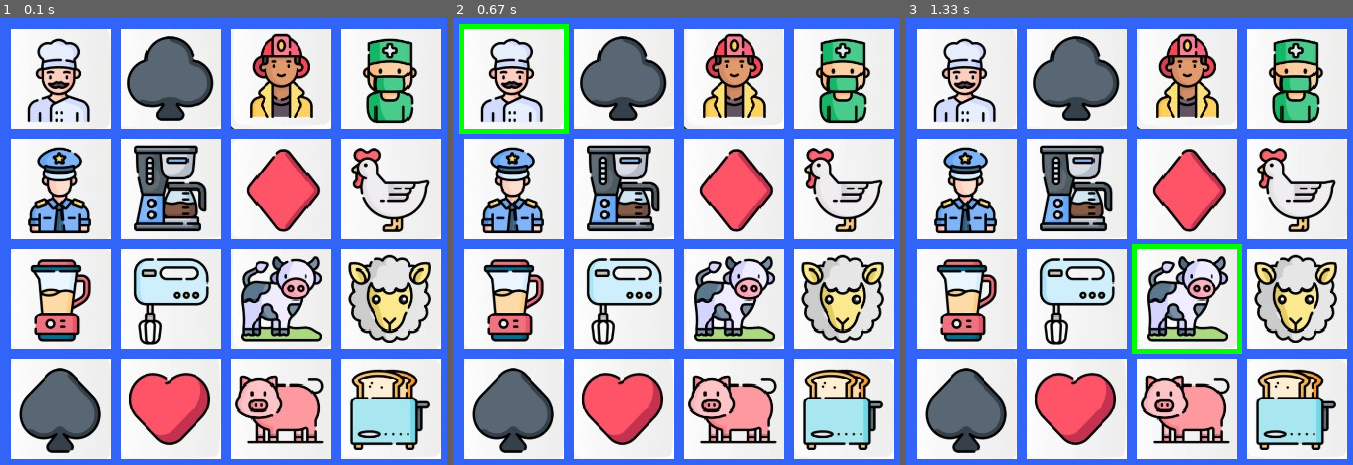
Above: before the commit, frames 1-3 (left to right).
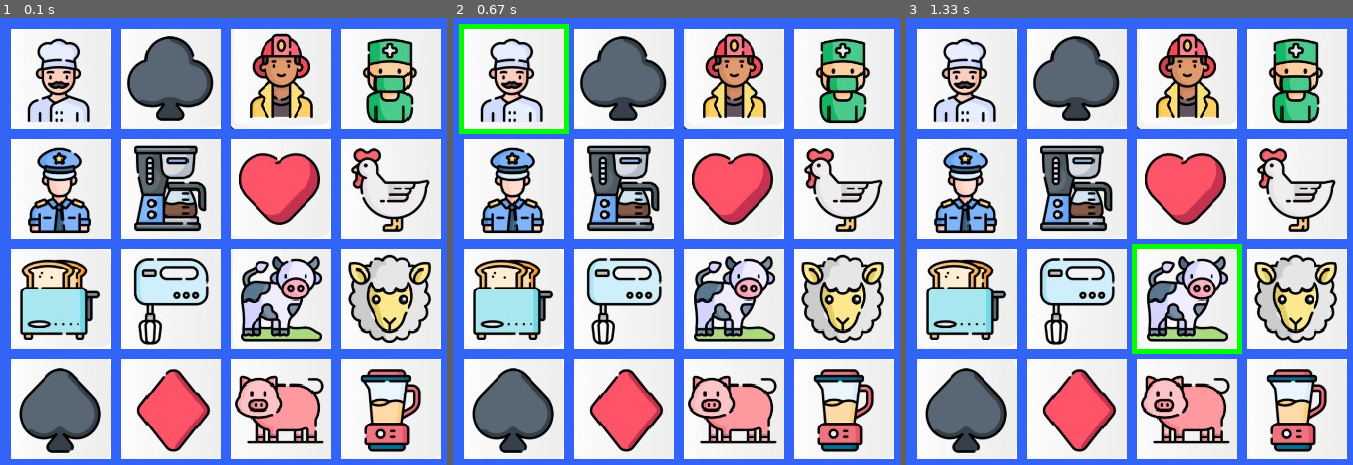
Above: after the commit, the same moments.

Repository: tomasaltamirano/sp_agrupados_pygame_altamirano_leonardi
Game: pygame game, started from prueba_pygame.py
The game is run twice, just before and just after one commit, with the same random seed, the same clock (stepped at 60 frames per second) and the same inputs.
Inputs (mouse positions are in pixels of both pictures, inside the frame that each line leads up to):
- Up to frame 1 (0.1 s): no input
- Up to frame 2 (0.67 s): click (515, 80) at 0.38 s
- Up to frame 3 (1.33 s): click (1187, 299) at 0.72 s

The runs differ from the first frame. In frame 1, 8.2% of the frame differs, in the area x 4-97%, y 29-98%; in frame 2, 8.2%; in frame 3, 8.2%.

Commit message:
pasar de nivel listoo

Diff:
--- a/datos/categorias.csv
+++ b/datos/categorias.csv
@@ -1,4 +1,8 @@
-1,electrodomesticos,imagenes/batidora.jpg,imagenes/cafetera.jpg,imagenes/licuadora.jpg,imagenes/tostadora.jpg
-1,animales,imagenes/cerdo.jpg,imagenes/gallina.jpg,imagenes/oveja.jpg,imagenes/vaca.jpg
-1,profesiones,imagenes/bombero.jpg,imagenes/chef.jpg,imagenes/doctor.jpg,imagenes/policia.jpg
-1,simbolos,imagenes/diamante.jpg,imagenes/corazon.jpg,imagenes/picas.jpg,imagenes/trebol.jpg
+1,electrodomesticos,imagenes/electrodomestico_1.jpg,imagenes/electrodomestico_2.jpg,imagenes/electrodomestico_3.jpg,imagenes/electrodomestico_4.jpg
+1,animales_campo,imagenes/animal_campo_1.jpg,imagenes/animal_campo_2.jpg,imagenes/animal_campo_3.jpg,imagenes/animal_campo_4.jpg
+1,profesiones,imagenes/profesion_1.jpg,imagenes/profesion_2.jpg,imagenes/profesion_3.jpg,imagenes/profesion_4.jpg
+1,simbolos,imagenes/carta_1.jpg,imagenes/carta_2.jpg,imagenes/carta_3.jpg,imagenes/carta_4.jpg
+2,monumentos,imagenes/monumento_1.jpg,imagenes/monumento_2.jpg,imagenes/monumento_3.jpg,imagenes/monumento_4.jpg
+2,relojes,imagenes/reloj_1.jpg,imagenes/reloj_2.jpg,imagenes/reloj_3.jpg,imagenes/reloj_4.jpg
+2,origami,imagenes/origami_1.jpg,imagenes/origami_2.jpg,imagenes/origami_3.jpg,imagenes/origami_4.jpg
+2,emojis,imagenes/emoji_1.jpg,imagenes/emoji_2.jpg,imagenes/emoji_3.jpg,imagenes/emoji_4.jpg
--- a/modules/logica_pygame.py
+++ /dev/null
@@ -1,86 +0,0 @@
-import pygame
-
-def dibujar_imagen(pantalla, path: str, resolucion: tuple, posicion: tuple) -> None:
-    imagen = pygame.image.load(path)
-    imagen_escala = pygame.transform.scale(imagen, resolucion)
-    pantalla.blit(imagen_escala, posicion)
-
-
-def ejecutar_eventos( x: int, y: int,fondo_pantalla,color,lista_banderas) -> None:
-
-
-    if x >= 499 and x <= 596 and y >= 201 and y <= 298 :
-
-        #pygame.draw.rect(fondo_pantalla, color, (495, 195, 110, 110))
-
-        contador += 1
-
-        marcar_desmarcar_imagen(lista_banderas[0],fondo_pantalla,color,contador,495,195,110,110)
-        #lista_banderas[0] = True
-        print("corazon")
-
-    elif  x >= 631 and x <= 727 and y >= 201 and y <= 298 :
-        pygame.draw.rect(fondo_pantalla, color, (626, 195, 110, 110))
-        lista_banderas[1] = True
-        print("trebol")
-    elif x >= 762 and x <= 858 and y >= 201 and y <= 298 :
-        pygame.draw.rect(fondo_pantalla, color, (756, 195, 110, 110))
-        lista_banderas[2] = True
-        print("picas")
-    elif x >= 893 and x <= 989 and y >= 201 and y <= 298 :
-        pygame.draw.rect(fondo_pantalla, color, (885, 195, 110, 110))
-        lista_banderas[3] = True
-        print("diamante")
-    elif x >= 499 and x <= 596 and y >= 350 and y <= 446 :
-        pygame.draw.rect(fondo_pantalla, color, (495,345, 110, 110))
-        lista_banderas[4] = True
-        print("pollo")
-    elif x >= 631 and x <= 727 and y >= 350 and y <= 446 :
-        pygame.draw.rect(fondo_pantalla, color, (626,345, 110, 110))
-        lista_banderas[5] = True
-        print("cerdo")
-    elif x >= 762 and x <= 858 and y >= 350 and y <= 446 :
-        pygame.draw.rect(fondo_pantalla, color, (755,345, 110, 110))
-        lista_banderas[6] = True
-        print("oveja")
-    elif x >= 893 and x <= 989 and y >= 350 and y <= 446 :
-        pygame.draw.rect(fondo_pantalla, color, (885,345, 110, 110))
-        lista_banderas[7] = True
-        print("vaca")
-    elif x >= 499  and x <= 596 and y >= 500 and y <= 596 :
-        pygame.draw.rect(fondo_pantalla, color, (495,493, 110, 110))
-        lista_banderas[8] = True
-        print("bombero")
-    elif x >= 631  and x <= 727 and y >= 500 and y <= 596 :
-        pygame.draw.rect(fondo_pantalla, color, (626,493, 110, 110))
-        lista_banderas[9] = True
-        print("medico")
-    elif x >= 762  and x <= 858 and y >= 500 and y <= 596 :
-        pygame.draw.rect(fondo_pantalla, color, (756,493, 110, 110))
-        lista_banderas[10] = True
-        print("chef")
-    elif x >= 893  and x <= 989 and y >= 500 and y <= 596 :
-        pygame.draw.rect(fondo_pantalla, color, (885,493, 110, 110))
-        lista_banderas[11] = True
-        print("policia")
-    elif x >= 499  and x <= 596 and y >= 650 and y <= 746 :
-        pygame.draw.rect(fondo_pantalla, color, (495,645, 110, 110))
-        lista_banderas[12] = True
-        print("batidora")
-    elif x >= 631  and x <= 727 and y >= 650 and y <= 746 :
-        pygame.draw.rect(fondo_pantalla, color, (626,645, 110, 110))
-        lista_banderas[13] = True
-        print("licuadora")
-    elif x >= 762  and x <= 858 and y >= 650 and y <= 746 :
-        pygame.draw.rect(fondo_pantalla, color, (756,645, 110, 110))
-        lista_banderas[14] = True
-        print("tostadora")
-    elif x >= 893  and x <= 989 and y >= 650 and y <= 746 :
-        pygame.draw.rect(fondo_pantalla, color, (885,645, 110, 110))
-        lista_banderas[15] = True
-        print("cafetera")
-    return contador
-
-def marcar_desmarcar_imagen(bandera,fondo_pantalla,color,contador,x,y,ancho,largo):
-    if bandera == False and contador == 1:
-        pygame.draw.rect(fondo_pantalla, color, (x,y,ancho,largo))
--- a/modules/visuales.py
+++ b/modules/visuales.py
@@ -12,8 +12,10 @@
     boton["superficie"] = pygame.Surface(dimension)
 
     if path_imagen != None:
+
         imagen = pygame.image.load(path_imagen)
-        print(f"probando si cargan las imagenes...: {path_imagen}")
+        #! error aca!!
+        # print(f"probando si cargan las imagenes...: {path_imagen}")
 
         boton["superficie"] = pygame.transform.scale(imagen, boton["dimension"])
 
@@ -26,7 +28,6 @@
 
 #==========================================================
 def crear_botones_imagenes(ventana_principal:tuple, imagenes:list, FILAS:int, COLUMNAS:int, TAMAÑO_BOTON, ESPACIO_ENTRE_BOTONES, TAMAÑO_VENTANA) -> list:
-
     ancho_cuadricula = COLUMNAS * TAMAÑO_BOTON[0] + (COLUMNAS - 1) * ESPACIO_ENTRE_BOTONES
     alto_cuadricula = FILAS * TAMAÑO_BOTON[1] + (FILAS - 1) * ESPACIO_ENTRE_BOTONES
 
@@ -57,27 +58,25 @@
 
 def seleccionar_imagenes(amarillo,lista_amarillos,contador,lista_usados,guardar_boton,botones,x,y,verde,COLOR_PANTALLA,ventana_principal,bandera_primera_categoria,lista_categorias):
     for boton in botones:
-
-        if boton["rectangulo"].collidepoint(x,y) :
-            categoria = boton["categoria"]
-            x,y =boton["posicion"]
-            print(boton["estado"])
-
-
-
-
-            bandera_primera_categoria, contador = encontrar_categoria(lista_amarillos,amarillo,contador,lista_usados,guardar_boton,boton,categoria,bandera_primera_categoria,lista_categorias,x,y,verde,COLOR_PANTALLA,ventana_principal)
-            enmarcar_imagen(contador,amarillo,lista_amarillos,lista_usados,boton,x,y,verde,COLOR_PANTALLA,ventana_principal)
-            verificar_contador(contador,lista_usados,amarillo,lista_amarillos,verde,COLOR_PANTALLA,ventana_principal)
-
-            #        x,y = boton["posicion"]
-            #        boton ["estado"] = False
-            #        print(boton)
-            #
-            #        enmarcar_imagen(contador,amarillo,lista_amarillos,lista_usados,boton,x,y,verde,COLOR_PANTALLA,ventana_principal)
-
-
-
+        if boton["rectangulo"].collidepoint(x,y) and boton["estado"] == True:
+            contador[0] -=1
+            # print(contador)
+        if boton["rectangulo"].collidepoint(x,y) and boton["estado"] == False:
+            contador[0] += 1
+            # print(contador)
+        if boton["rectangulo"].collidepoint(x,y):
+
+                contador[0] -= 1
+
+                categoria = boton["categoria"]
+                x,y =boton["posicion"]
+                # print(boton["estado"])
+
+                if boton not in lista_amarillos:
+                    print(categoria)
+                    # print(boton["estado"])
+                    bandera_primera_categoria, contador,lista_usados = encontrar_categoria(lista_amarillos,amarillo,contador,lista_usados,guardar_boton,boton,categoria,bandera_primera_categoria,lista_categorias,x,y,verde,COLOR_PANTALLA,ventana_principal)
+                    enmarcar_imagen(contador,amarillo,lista_amarillos,lista_usados,boton,x,y,verde,COLOR_PANTALLA,ventana_principal)
 
     return bandera_primera_categoria,contador
 
@@ -88,7 +87,7 @@
 
 
 
-        print("desactiva")
+        # print("desactiva")
 
         pygame.draw.rect(ventana_principal, COLOR_PANTALLA, (x-5,y-5,110,110))
         boton["estado"] = False
@@ -100,7 +99,7 @@
 
 
 
-        print("activa")
+        # print("activa")
 
         boton["estado"] = True
 
@@ -112,104 +111,123 @@
 
 
 def encontrar_categoria (lista_amarillos,amarillo,contador,lista_usados,guardar_boton,boton,categoria,bandera_primera_categoria,lista_categorias,x,y,verde,COLOR_PANTALLA,ventana_principal):
-
-    if bandera_primera_categoria == True and boton["estado"] != None:
-        print("primero")
+    # print(bandera_primera_categoria,"dsadasdasdasdasdas")
+    if bandera_primera_categoria == True and boton["estado"] == False:
+
         numero = contador[0]
         numero += 1
         contador[0] = numero
-        print(contador)
+        # print(contador)
 
         guardar_boton.append(boton)
         lista_usados.append(boton)
         lista_categorias.append(categoria)
+        boton["estado"] = True
+        enmarcar_imagen(contador,amarillo,lista_amarillos,lista_usados,boton,x,y,verde,COLOR_PANTALLA,ventana_principal)
+
+        # print("lista_usados:", lista_usados)
+        # print("primero")
+
         bandera_primera_categoria = False
 
-    elif bandera_primera_categoria == False and boton["estado"] != None:
-
-        if boton["estado"] == False: #and boton != guardar_boton[0]:
-
+    elif bandera_primera_categoria == False:
+
+        if boton["estado"] == False and boton != guardar_boton[0]:
+            # print("holaaaaaaaaaaaaaaaaaaaaaaaaaaaaaaa")
             if len(lista_categorias) > 0 and lista_categorias[-1] == categoria:
+
+
 
                 numero = contador[0]
                 numero += 1
                 contador[0] = numero
-                print(contador)
-                print("entro en categoria ==")
+                # print(contador)
+                # print("entro en categoria ==")
 
                 lista_usados.append(boton)
-                print("Las categorías son iguales.")
-
-                # if contador[0] == 4:
-
-                #     for boton in lista_usados:
-
-                #         x,y = boton["posicion"]
-                #         boton ["estado"] = False
-
-                #         numero = contador[0]
-                #         numero = 0
-                #         contador[0] = numero
-                #         print(contador)
-
-                        # enmarcar_imagen(contador,amarillo,lista_amarillos,lista_usados,boton,x,y,verde,COLOR_PANTALLA,ventana_principal)
+                # print("Las categorías son iguales.")
+
 
             elif lista_categorias[-1] != categoria:
+
+
+                # print("entro en categoria !=")
 
                 lista_usados.append(boton)
                 for boton in lista_usados:
 
                     x,y = boton["posicion"]
                     boton ["estado"] = True
+                    # print("borra la lista usados")
+                    bandera_primera_categoria
 
                     enmarcar_imagen(contador,amarillo,lista_amarillos,lista_usados,boton,x,y,verde,COLOR_PANTALLA,ventana_principal)
 
-                    print("entro en categoria !=")
-                    contador[0] = 1
-                    lista_categorias = []
-
-                    bandera_primera_categoria = True
-
-
-
-                # for boton in lista_usados:
-
-                #     x,y = boton["posicion"]
-                #     boton ["estado"] = True
-                #     numero = contador[0]
-                #     numero = 0
-                #     contador[0] = numero
-
-                #     enmarcar_imagen(contador,amarillo,lista_amarillos,lista_usados,boton,x,y,verde,COLOR_PANTALLA,ventana_principal)
-
-    # if contador[0] == 4:
-
-    #     for boton in lista_usados:
-
-    #         x,y = boton["posicion"]
-    #         boton ["estado"] = False
-    #         enmarcar_imagen(contador,amarillo,lista_amarillos,lista_usados,boton,x,y,verde,COLOR_PANTALLA,ventana_principal)
-
-    #         numero = contador[0]
-    #         numero = 0
-    #         contador[0] = numero
-    #         print(contador)
-
-    return bandera_primera_categoria ,contador
-
-
-
-def verificar_contador(contador,lista_usados,amarillo,lista_amarillos,verde,COLOR_PANTALLA,ventana_principal):
+                lista_categorias.clear()
+                lista_usados.clear()
+
+
+                contador[0] = 0
+
+                # print("cambia la bandera a true")
+                bandera_primera_categoria = True
+
+                encontrar_categoria(lista_amarillos,amarillo,contador,lista_usados,guardar_boton,boton,categoria,bandera_primera_categoria,lista_categorias,x,y,verde,COLOR_PANTALLA,ventana_principal)
+
+
+    return bandera_primera_categoria ,contador, lista_usados
+
+
+
+def verificar_contador(contador,lista_usados,amarillo,lista_amarillos,lista_categorias, verde,COLOR_PANTALLA,ventana_principal):
     if contador[0] == 4:
-
+        # lista_categorias.clear()
+        # lista_amarillos.clear()
+        # lista_usados.clear()  # Limpia las listas.
+        # print("esta es la lista de usados" ,lista_usados)
         for boton in lista_usados:
-
+            lista_amarillos.append(boton)
+
+        for boton in lista_amarillos:
             x,y = boton["posicion"]
-            boton ["estado"] = False
+            boton ["estado"] = None
 
             enmarcar_imagen(contador,amarillo,lista_amarillos,lista_usados,boton,x,y,verde,COLOR_PANTALLA,ventana_principal)
 
             numero = contador[0]
             numero = 0
             contador[0] = numero
-            print(contador)
+            # print(contador)
+    if contador[0] <= -1:
+        contador[0] = 0
+
+# def cambiar_nivel(nivel, diccionario_categorias, ventana_principal, imagenes, FILAS, COLUMNAS, TAMAÑO_BOTON, ESPACIO_ENTRE_BOTONES, TAMAÑO_VENTANA):
+#     #subo de nivel
+#     nivel +=1
+#     #obtengo las imagenes, le paso el diccionario y el nivel actual
+#     imagenes = obtener_imagenes(diccionario_categorias, nivel)
+#     #creo los botones con las imagenes
+#     botones = crear_botones_imagenes(ventana_principal, imagenes, FILAS, COLUMNAS, TAMAÑO_BOTON, ESPACIO_ENTRE_BOTONES, TAMAÑO_VENTANA)
+
+#     ventana_principal.fill((49, 100, 247))
+
+#     return nivel, botones
+def cambiar_nivel(nivel_actual, diccionario_categorias, ventana_principal, FILAS, COLUMNAS, TAMAÑO_BOTON, ESPACIO_ENTRE_BOTONES, TAMAÑO_VENTANA, COLOR_PANTALLA):
+    """
+    Cambia al siguiente nivel del juego.
+    - Actualiza el nivel.
+    - Regenera los botones con las imágenes del nuevo nivel.
+    """
+    nivel_actual += 1  # Aumenta el nivel.
+    print(f"PASASTE AL NIVEL: {nivel_actual}!")
+
+    # Obtiene las imágenes del nuevo nivel.
+    imagenes = obtener_imagenes(diccionario_categorias, nivel_actual)
+
+    # Crea los botones para el nuevo nivel.
+    botones = crear_botones_imagenes(ventana_principal, imagenes, FILAS, COLUMNAS, TAMAÑO_BOTON, ESPACIO_ENTRE_BOTONES, TAMAÑO_VENTANA)
+
+    # Limpia la pantalla.
+    ventana_principal.fill((49, 100, 247))
+
+    return nivel_actual, botones
--- a/prueba_pygame.py
+++ b/prueba_pygame.py
@@ -4,12 +4,12 @@
 from modules.datos import *
 from logica import *
 
-#------INICIO PYGAME---------
 pygame.init()
 
-#------CONSTANTES------------
-AMARILLO = (255, 255, 0)
-VERDE = (0, 255, 0)
+
+VERDE = (0,255,0)
+AMARILLO = (255,255,0)
+
 TAMAÑO_VENTANA = (800, 500)
 COLOR_PANTALLA = (49, 100, 247)
 TAMAÑO_BOTON = (100, 100)
@@ -17,31 +17,21 @@
 FILAS = 4
 COLUMNAS = 4
 
-
-
-#------TAMAÑO DE LA VENTANA DEL JUEGO------------
 ventana_principal = pygame.display.set_mode(TAMAÑO_VENTANA)
 
-#------LLAMADOS A LAS FUNCIONES QUE LEEN EL CSV CON LAS RUTAS DE LAS IMAGENES-------------
 lista_categorias = obtener_categorias()
 lista_limpia = limpiar_datos(lista_categorias)
 diccionario_categorias = transformar_lista_a_diccionario(lista_limpia)
 
+
 nivel = 1
+filas_completadas = 0
 imagenes = obtener_imagenes(diccionario_categorias, nivel)
 
-#------CREACION DE CADA BOTON CON  IMAGEN---------
-botones = crear_botones_imagenes(
-    ventana_principal,
-    imagenes,
-    FILAS,
-    COLUMNAS,
-    TAMAÑO_BOTON,
-    ESPACIO_ENTRE_BOTONES,
-    TAMAÑO_VENTANA)
+#aca parece que no se esta enviando correctamente la ruta "imagenes" a la funcion que crea los botones
+botones = crear_botones_imagenes(ventana_principal, imagenes, FILAS, COLUMNAS, TAMAÑO_BOTON, ESPACIO_ENTRE_BOTONES, TAMAÑO_VENTANA)
 # categorias_nivel = diccionario_categorias[nivel_actual]
 
-# lista_botones = [botones, comodines]
 
 pygame.display.set_caption("Agrupados")
 
@@ -51,50 +41,116 @@
 guardar_boton = []
 lista_usados = []
 contador = [0]
+# lista_categorias = []
+
+lista_intocables = []
 
 lista_amarillos = []
 
+guardar_boton = []
+
+
 ventana_principal.fill(COLOR_PANTALLA)
+bandera_primera_categoria = True
+
 
 while bandera_juego:
-
-    #ventana_principal.fill(COLOR_PANTALLA)
-    #for boton in botones:
-    #    dibujar(boton)
-
-    if contador[0] == 4:
-
-        print("ganaste")
-        for i in range (len(lista_usados)):
-
-            lista_usados[i]["estado"]= None
-            x,y = lista_usados[i]["posicion"]
-            lista_amarillos.append(lista_usados[i])
-
-
-            enmarcar_imagen(contador,AMARILLO,lista_amarillos,lista_usados,lista_usados[i],x,y,VERDE,COLOR_PANTALLA,ventana_principal)
-
-        guardar_boton = []
-        lista_categorias = []
-        contador = [0]
-        bandera_primera_categoria = True
-
-
-
     for evento in pygame.event.get():
         if evento.type == pygame.QUIT:
             bandera_juego = False
         elif evento.type == pygame.MOUSEBUTTONDOWN:
-            x,y = evento.pos
+            x, y = evento.pos
+            print("desde los botones")
+            # Lógica de selección de imágenes.
+            bandera_primera_categoria, contador = seleccionar_imagenes(
+                AMARILLO, lista_amarillos, contador, lista_usados, guardar_boton,
+                botones, x, y, VERDE, COLOR_PANTALLA, ventana_principal,
+                bandera_primera_categoria, lista_categorias
+            )
+            print(f"contando:{contador}")
+            if contador[0] == 4:
+                print(f"Filas completadas: {filas_completadas}")
+                filas_completadas += 1
 
-            bandera_primera_categoria,contador = seleccionar_imagenes(AMARILLO,lista_amarillos,contador,lista_usados,guardar_boton,botones,x,y,VERDE,COLOR_PANTALLA,ventana_principal,bandera_primera_categoria,lista_categorias)
+                if filas_completadas == 4:
+                    filas_completadas = 0  # Reinicia el contador.
+                    nivel, botones = cambiar_nivel(
+                        nivel, diccionario_categorias, ventana_principal,
+                        FILAS, COLUMNAS, TAMAÑO_BOTON, ESPACIO_ENTRE_BOTONES,
+                        TAMAÑO_VENTANA, COLOR_PANTALLA
+                    )
+                    contador[0] = 0  # Reinicia el contador de imágenes seleccionadas.
+                    # lista_categorias.clear()
+        verificar_contador(contador, lista_usados, AMARILLO, lista_amarillos,lista_categorias, VERDE, COLOR_PANTALLA, ventana_principal)
 
-    #ventana_principal.fill(COLOR_PANTALLA)
+                    # lista_usados.clear()  # Limpia las listas.
+                    # lista_amarillos.clear()
+                    # lista_categorias.clear()
 
+
+
+    # Redibuja los botones.
     for boton in botones:
         dibujar(boton)
 
     pygame.display.update()
 
 
-pygame.quit()
+# while bandera_juego:
+
+
+#     #ventana_principal.fill(COLOR_PANTALLA)
+#     #for boton in botones:
+#     #    dibujar(boton)
+
+#     #if contador[0] == 4:
+#     #
+#     #    print("ganaste")
+#     #    for i in range (len(lista_usados)):
+#     #
+#     #        lista_usados[i]["estado"]= None
+#     #        x,y = lista_usados[i]["posicion"]
+#     #        lista_amarillos.append(lista_usados[i])
+
+
+#             #enmarcar_imagen(contador,AMARILLO,lista_amarillos,lista_usados,lista_usados[i],x,y,VERDE,COLOR_PANTALLA,ventana_principal)
+
+
+
+#     #contador = [0]
+
+
+
+
+#     for evento in pygame.event.get():
+#         if evento.type == pygame.QUIT:
+#             bandera_juego = False
+#         elif evento.type == pygame.MOUSEBUTTONDOWN:
+#             x,y = evento.pos
+
+#             #seleccion de imagenes
+#             bandera_primera_categoria,contador = seleccionar_imagenes(AMARILLO,lista_amarillos,contador,lista_usados,guardar_boton,botones,x,y,VERDE,COLOR_PANTALLA,ventana_principal,bandera_primera_categoria,lista_categorias)
+#             #print(contador,"dsadas")
+#             #print(type(contador))
+#             verificar_contador(contador,lista_usados,AMARILLO,lista_amarillos,VERDE,COLOR_PANTALLA,ventana_principal)
+
+#             if contador[0] == 4:
+#                 contador_filas_completadas += 1
+#                 print(f"filas completadas: {contador_filas_completadas}/4")
+#                 if contador_filas_completadas == 4:
+#                     contador_filas_completadas = 0 #para resetear el contador de filas
+#                     nivel, botones = cambiar_nivel(nivel, diccionario_categorias, ventana_principal, imagenes, FILAS, COLUMNAS, TAMAÑO_BOTON, ESPACIO_ENTRE_BOTONES, TAMAÑO_VENTANA)
+#                     contador[0] = 0  # Reinicia el contador de imágenes seleccionadas.
+#                     lista_usados.clear()  # Limpia las listas.
+#                     lista_amarillos.clear()
+#                     lista_categorias.clear()
+
+#     #ventana_principal.fill(COLOR_PANTALLA)
+
+#     for boton in botones:
+#         dibujar(boton)
+
+#     pygame.display.update()
+
+
+# pygame.quit()
--- /dev/null
+++ b/tempCodeRunnerFile.py
@@ -0,0 +1,11 @@
+#------CONSTANTES------------
+AMARILLO = (255, 255, 0)
+VERDE = (0, 255, 0)
+TAMAÑO_VENTANA = (800, 500)
+COLOR_PANTALLA = (49, 100, 247)
+TAMAÑO_BOTON = (100, 100)
+ESPACIO_ENTRE_BOTONES = 10
+FILAS = 4
+COLUMNAS = 4
+nivel = 1
+bandera_juego = True
Renamed: imagenes/cerdo.jpg -> imagenes/animal_campo_1.jpg
Renamed: imagenes/gallina.jpg -> imagenes/animal_campo_2.jpg
Renamed: imagenes/oveja.jpg -> imagenes/animal_campo_3.jpg
Renamed: imagenes/vaca.jpg -> imagenes/animal_campo_4.jpg
Renamed: imagenes/corazon.jpg -> imagenes/carta_1.jpg
Renamed: imagenes/diamante.jpg -> imagenes/carta_2.jpg
Renamed: imagenes/picas.jpg -> imagenes/carta_3.jpg
Renamed: imagenes/trebol.jpg -> imagenes/carta_4.jpg
Renamed: imagenes/batidora.jpg -> imagenes/electrodomestico_1.jpg
Renamed: imagenes/cafetera.jpg -> imagenes/electrodomestico_2.jpg
Renamed: imagenes/tostadora.jpg -> imagenes/electrodomestico_3.jpg
Renamed: imagenes/licuadora.jpg -> imagenes/electrodomestico_4.jpg
(and 21 more such lines)
